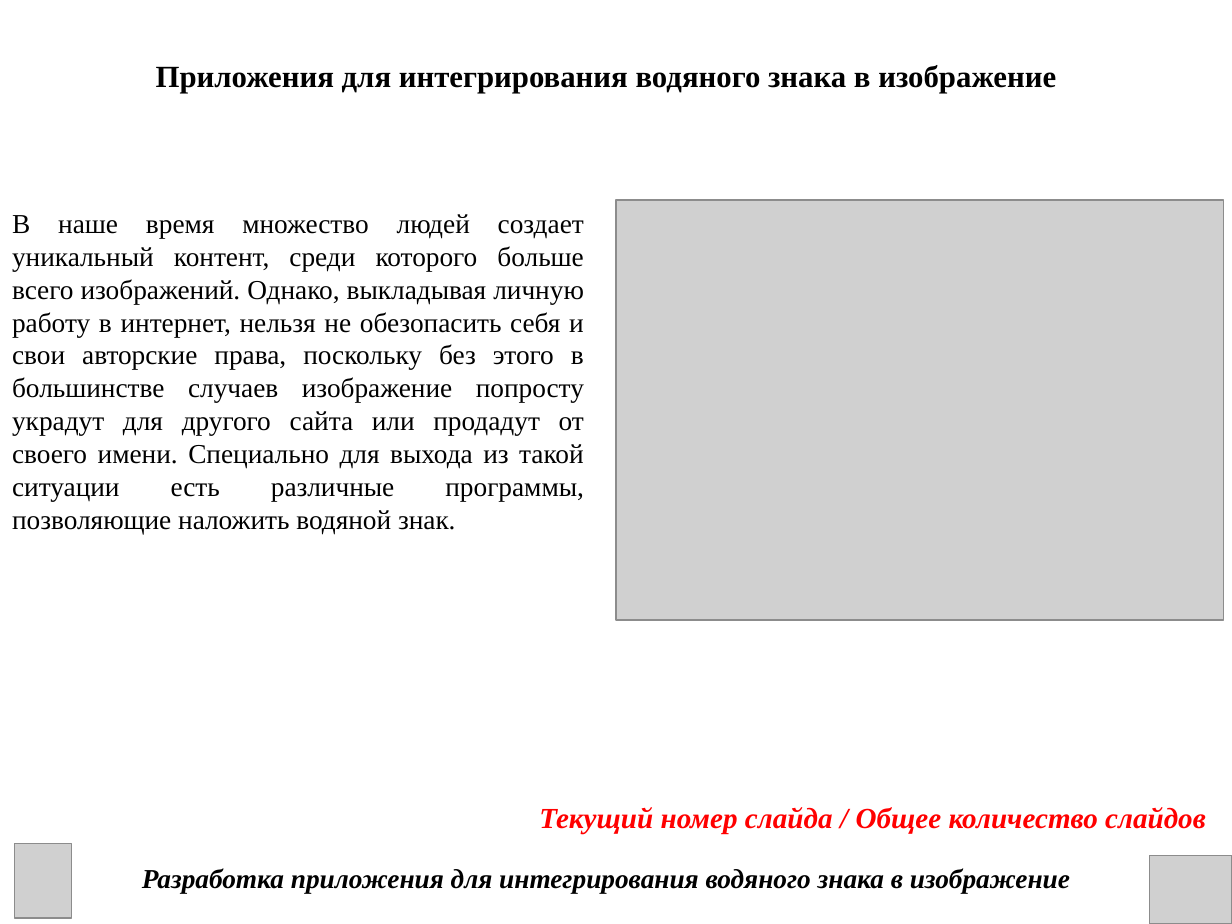
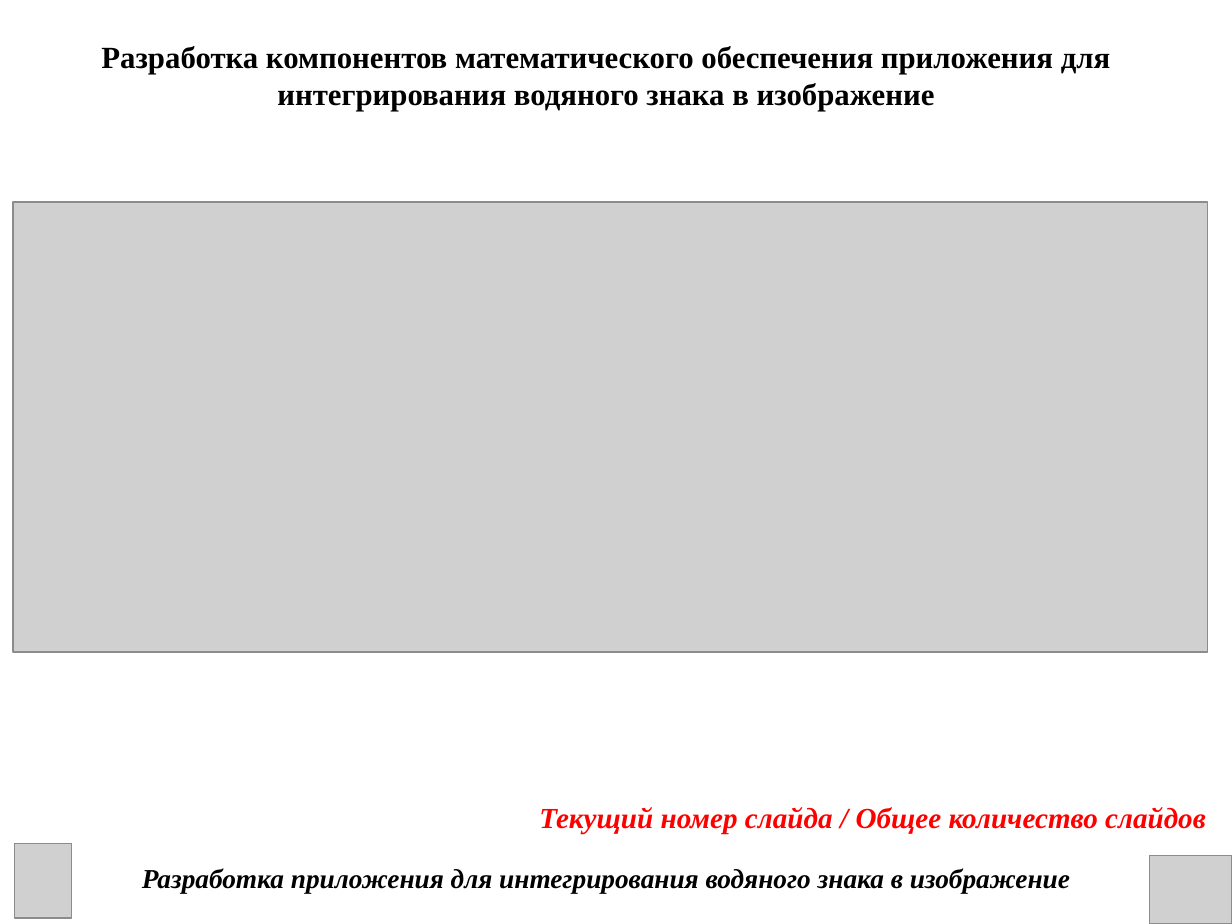
Before and after one commit to DanChoys1/DanChoys, a slide deck: slide 14 of КП презентация.ppt (slide 11 before the commit). Drawn at 1232x924 pixels with LibreOffice and Linux fonts; fonts in the diff are those of the drawing; grey boxes stand for pictures. Boxes give left, top, right and bottom in pixels: in the first picture for what was removed or moved away, otherwise in the second. Text is boxed around its words. In the diff, an @@ line names an element or a change of style, - is before the commit and + after.

```diff
--- a/КП презентация.ppt
+++ b/КП презентация.ppt
@@ text at bbox=[101, 46, 1110, 111]: text changed @@
-Приложения для интегрирования водяного знака в изображение
+Разработка компонентов математического обеспечения приложения для интегрирования водяного знака в изображение
@@ picture: place and size @@
-picture at bbox=[616, 200, 1223, 620]
+picture at bbox=[14, 202, 1207, 652]
@@ text removed at bbox=[12, 214, 584, 534] @@
-В наше время множество людей создает уникальный контент, среди которого больше всего изображений. Однако, выкладывая личную работу в интернет, нельзя не обезопасить себя и свои авторские права, поскольку без этого в большинстве случаев изображение попросту украдут для другого сайта или продадут от своего имени. Специально для выхода из такой ситуации есть различные программы, позволяющие наложить водяной знак.
```
Also in this commit, not shown: 7 other slides changed, 12 slides added, 2 other files.
